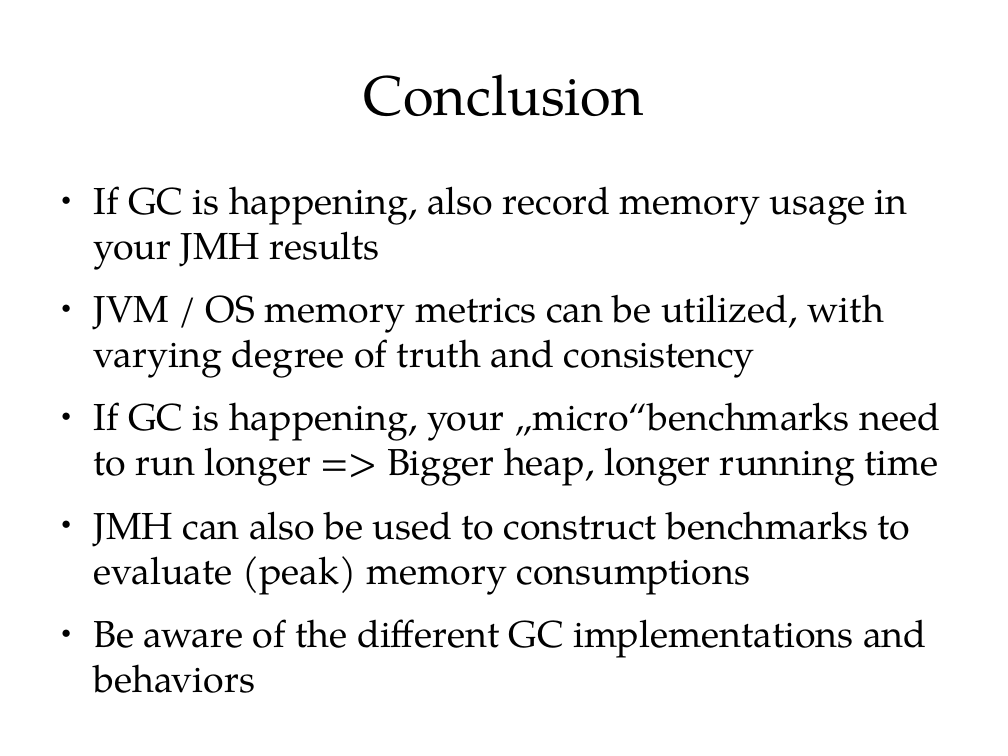
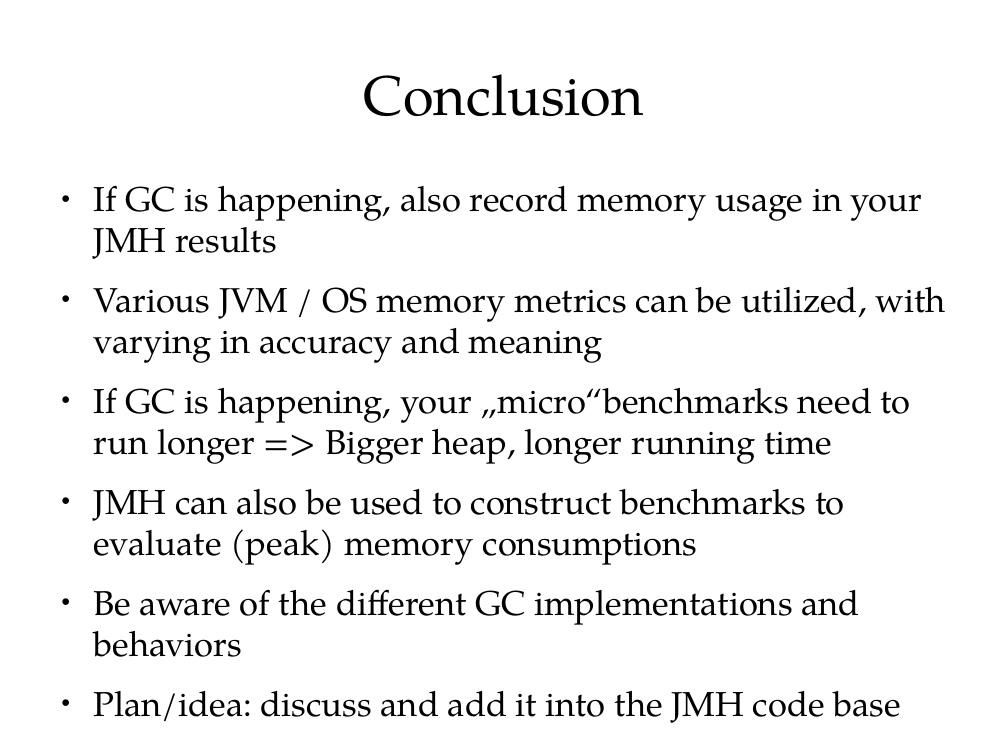
Before and after one commit to cruftex/talk-benchmark-memory, a slide deck: slide 36 of benchmark-memory-with-jmh.odp (slide 34 before the commit). Drawn at 1008x756 pixels with LibreOffice and Linux fonts; fonts in the diff are those of the drawing. Boxes give left, top, right and bottom in pixels: in the first picture for what was removed or moved away, otherwise in the second. Text is boxed around its words. In the diff, an @@ line names an element or a change of style, - is before the commit and + after.

```diff
--- a/benchmark-memory-with-jmh.odp
+++ b/benchmark-memory-with-jmh.odp
@@ text at [94, 185, 922, 657]: size 29.6 to 27.2 pt in "If GC is happening, also record memory ...", "If GC is happening, your „micro“benchmarks need ...", "JMH can also be used to construct ...", "Be aware of the different GC implementations ..." @@
@@ text at [94, 287, 946, 363]: text changed; size 29.6 to 27.2 pt @@
-● JVM / OS memory metrics can be utilized, with varying degree of truth and consistency
+● Various JVM / OS memory metrics can be utilized, with varying in accuracy and meaning
@@ text at [94, 691, 901, 723]: paragraph added @@
+● Plan/idea: discuss and add it into the JMH code base
```
Also in this commit, not shown: 19 other slides changed, 2 slides added.
